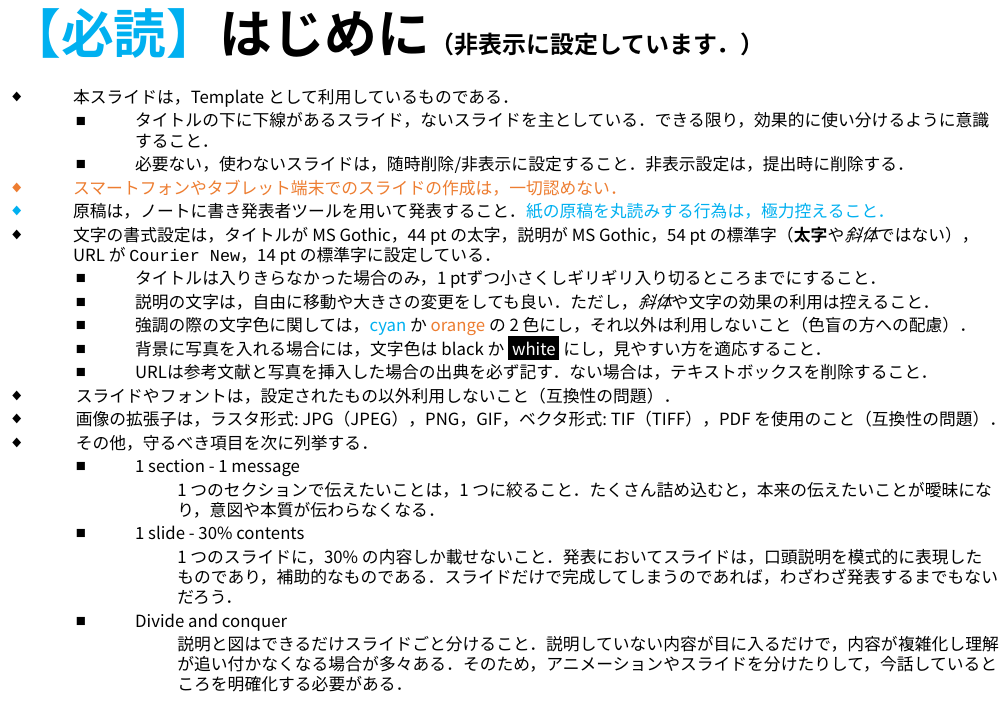
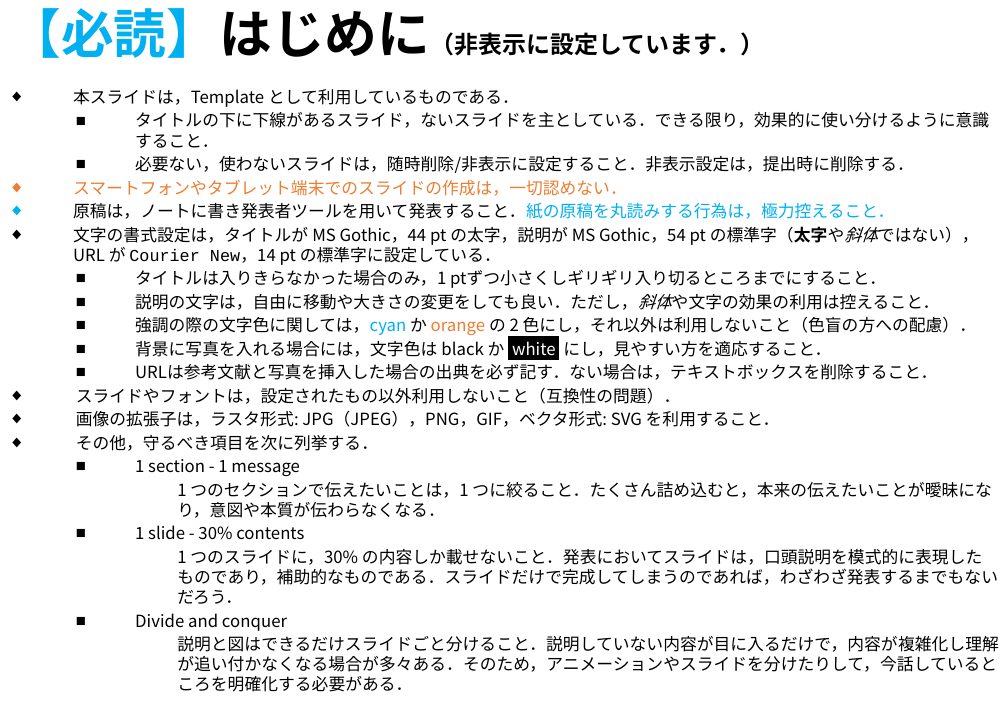
Before and after one commit to Y-teraya/Y-teraya.github.io, a slide deck: slide 1 of Template/MakeSlide_specifications.pptx. Drawn at 1008x713 pixels with LibreOffice and Linux fonts; fonts in the diff are those of the drawing. Boxes give left, top, right and bottom in pixels: in the first picture for what was removed or moved away, otherwise in the second. Text is boxed around its words. In the diff, an @@ line names an element or a change of style, - is before the commit and + after.

```diff
--- a/Template/MakeSlide_specifications.pptx
+++ b/Template/MakeSlide_specifications.pptx
@@ text at [76, 410, 780, 427]: text changed @@
-◆ 画像の拡張子は，ラスタ形式: JPG（JPEG），PNG，GIF，ベクタ形式: TIF（TIFF），PDF を使用のこと（互換性の問題）．
+◆ 画像の拡張子は，ラスタ形式: JPG（JPEG），PNG，GIF，ベクタ形式: SVG を利用すること．
```
Also in this commit, not shown: 4 other files.
